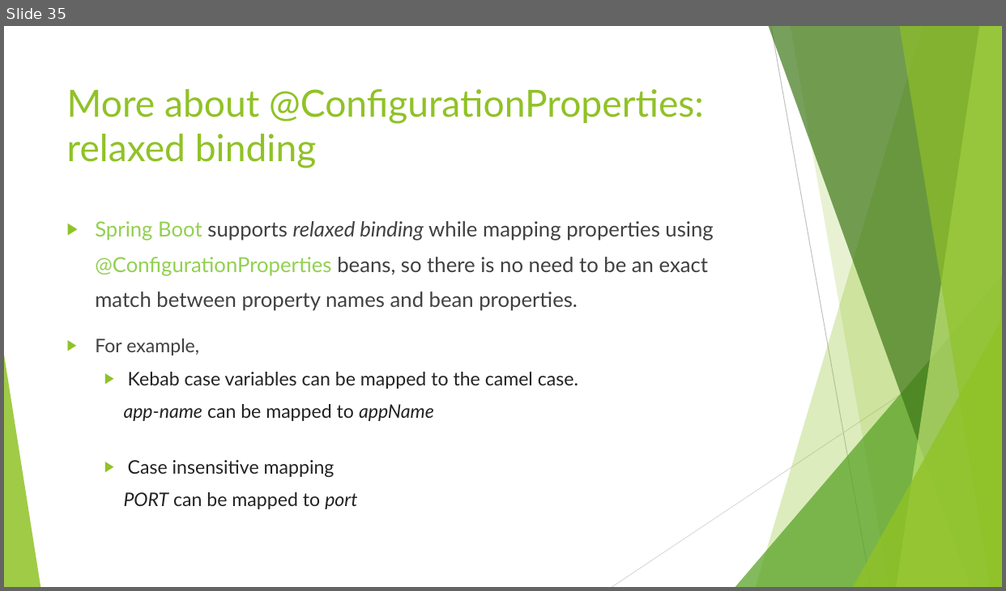
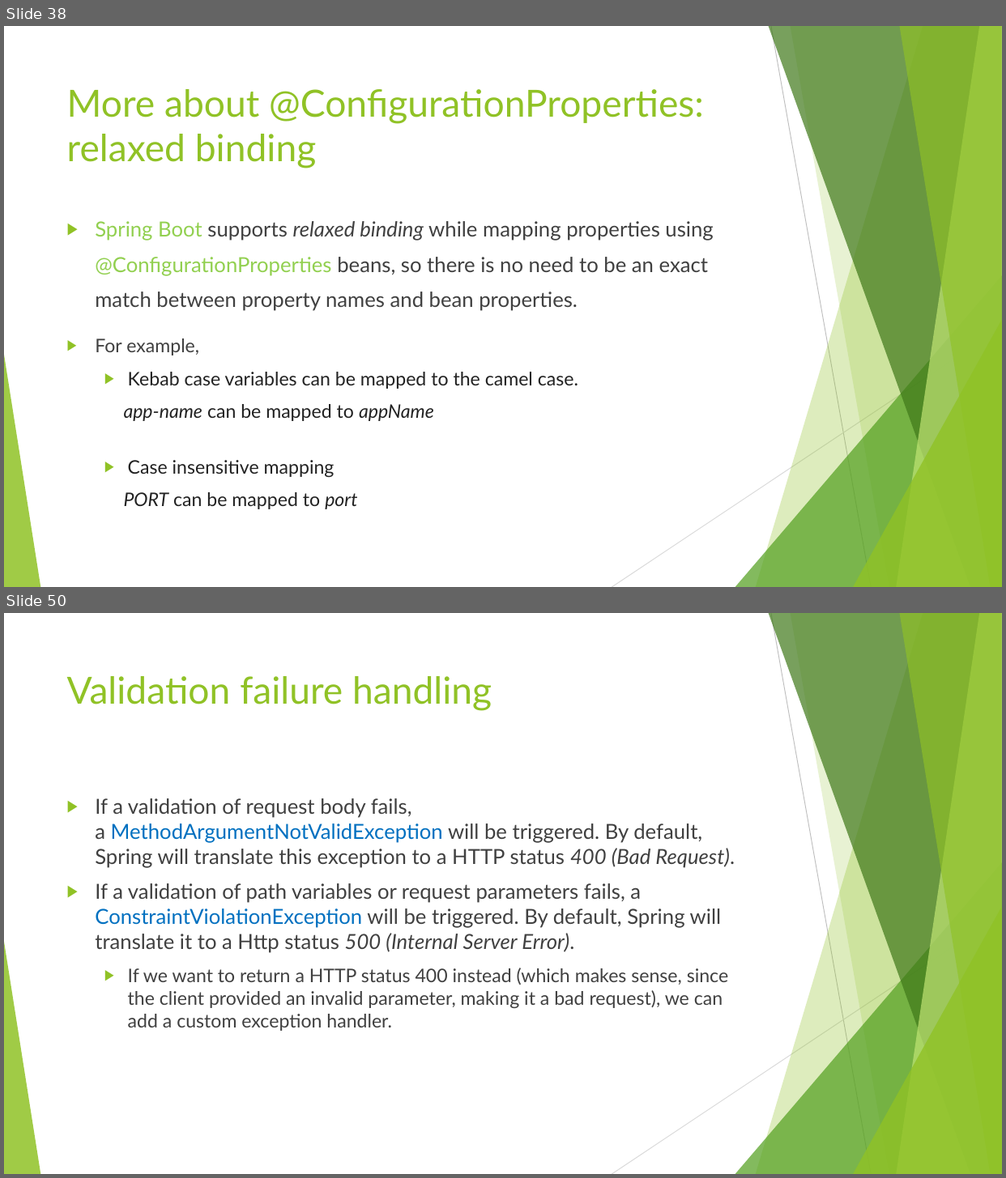
Before and after one commit to ybensman/SpringMicroserviceDemo, a slide deck: Spring_Beginners_2_SpringBootForMS.pptx. Shown one above the other, each under a label of ours: slide 35 before the commit, slides 38 and 50 after it; the slides between them are not shown. The pictures are 1006x591 and 1006x1178 pixels, drawn with LibreOffice and Linux fonts; fonts in the diff are those of the drawing. Boxes give left, top, right and bottom in pixels: in the first picture for what was removed or moved away, otherwise in the second. Text is boxed around its words. In the diff, an @@ line names an element or a change of style, - is before the commit and + after.

Commit message:
Some fixes for configuration and validation

```diff
--- a/Spring_Beginners_2_SpringBootForMS.pptx
+++ b/Spring_Beginners_2_SpringBootForMS.pptx
@@ slide 50 added at box(4, 613, 1002, 1174), background #FFFFFF; not listed: 10 template elements that a slide beside it also shows @@
@@ title added at box(67, 676, 492, 711), 36 pt, text #90C226 @@
+Validation failure handling
@@ text added at box(95, 798, 735, 1031), 20 pt, text #404040 @@
+▶ If a validation of request body fails, a MethodArgumentNotValidException will be triggered. By default, Spring will translate this exception to a HTTP status 400 (Bad Request).
+▶ If a validation of path variables or request parameters fails, a ConstraintViolationException will be triggered. By default, Spring will translate it to a Http status 500 (Internal Server Error).
+  ▶ If we want to return a HTTP status 400 instead (which makes sense, since the client provided an invalid parameter, making it a bad request), we can add a custom exception handler.
@@ what was slide 35 is now slide 38 @@
```
Also in this commit, not shown: 9 slides changed, 12 other slides added, 3 slides removed, 4 other files.
